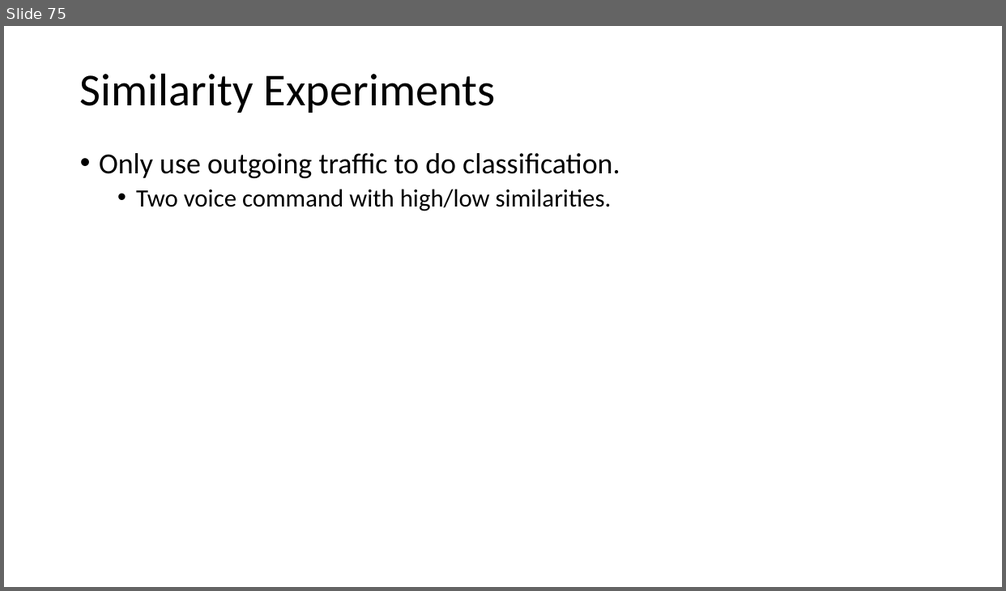
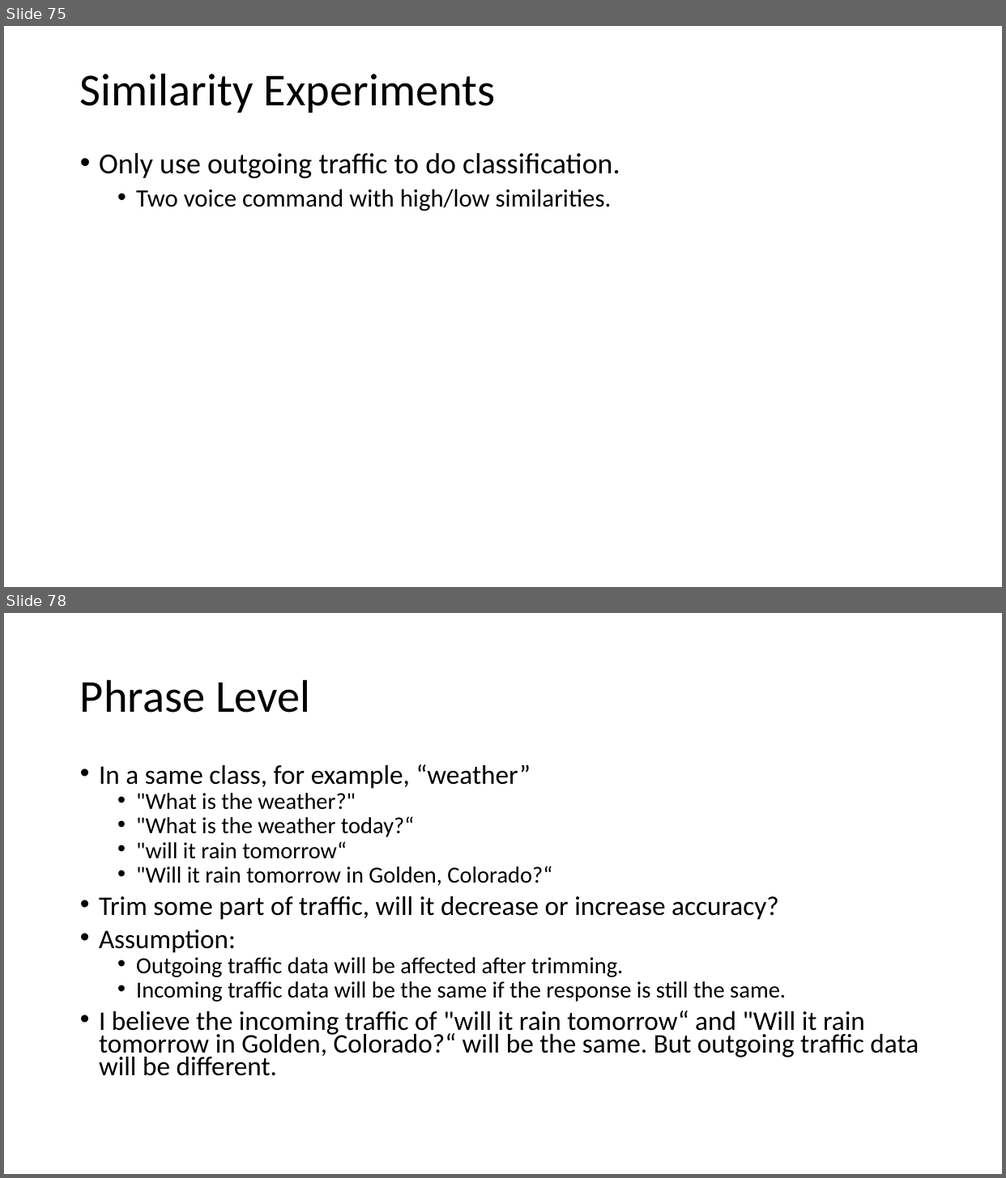
Before and after one commit to GXG-CS/voice_attack, a slide deck: note/Presentation1.pptx. Shown one above the other, each under a label of ours: slide 75 before the commit, slides 75 and 78 after it; the slides between them are not shown. The pictures are 1006x591 and 1006x1178 pixels, drawn with LibreOffice and Linux fonts; fonts in the diff are those of the drawing. Boxes give left, top, right and bottom in pixels: in the first picture for what was removed or moved away, otherwise in the second. Text is boxed around its words. In the diff, an @@ line names an element or a change of style, - is before the commit and + after.

Commit message:
phrase level

```diff
--- a/note/Presentation1.pptx
+++ b/note/Presentation1.pptx
@@ slide 78 added at <box>4,613,1002,1174</box>, background #FFFFFF @@
@@ title added at <box>80,679,310,713</box>, 44 pt, text #000000 @@
+Phrase Level
@@ text added at <box>99,764,918,1076</box>, 25.9 pt, text #000000 @@
+• In a same class, for example, “weather”
+  • "What is the weather?"
+  • "What is the weather today?“
+  • "will it rain tomorrow“
+  • "Will it rain tomorrow in Golden, Colorado?“
+• Trim some part of traffic, will it decrease or increase accuracy?
+• Assumption:
+  • Outgoing traffic data will be affected after trimming.
+  • Incoming traffic data will be the same if the response is still the same.
+• I believe the incoming traffic of "will it rain tomorrow“ and "Will it rain tomorrow in Golden, Colorado?“ will be the same. But outgoing traffic data will be different.
```
Also in this commit, not shown: 3 other slides added.
